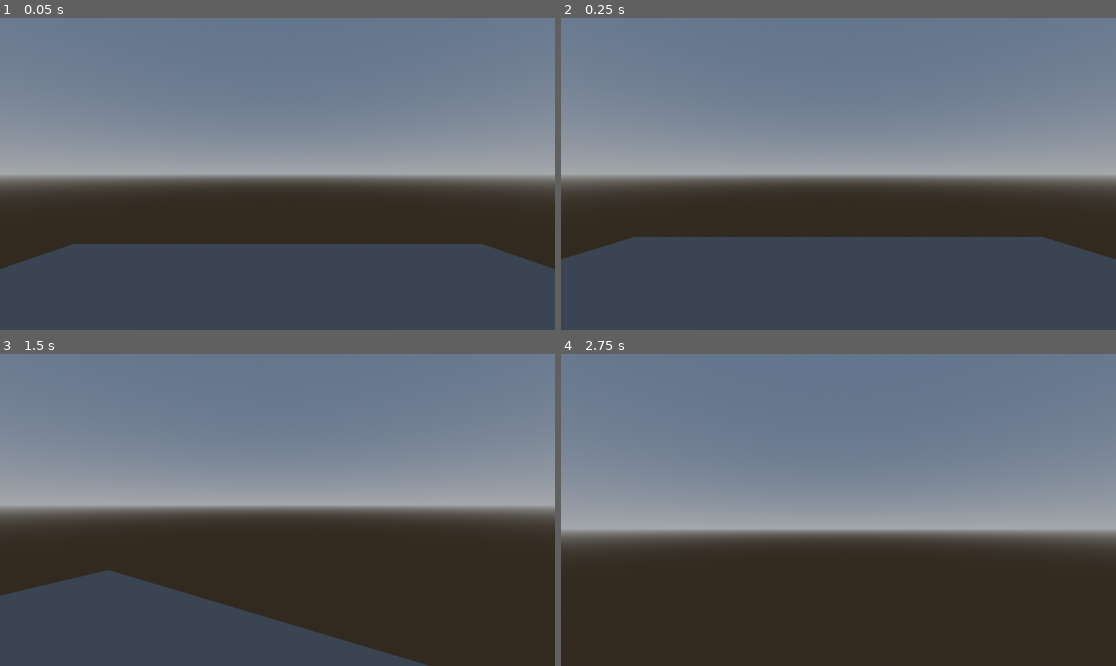
Above: before the commit, frames 1-4 (two rows, left to right).
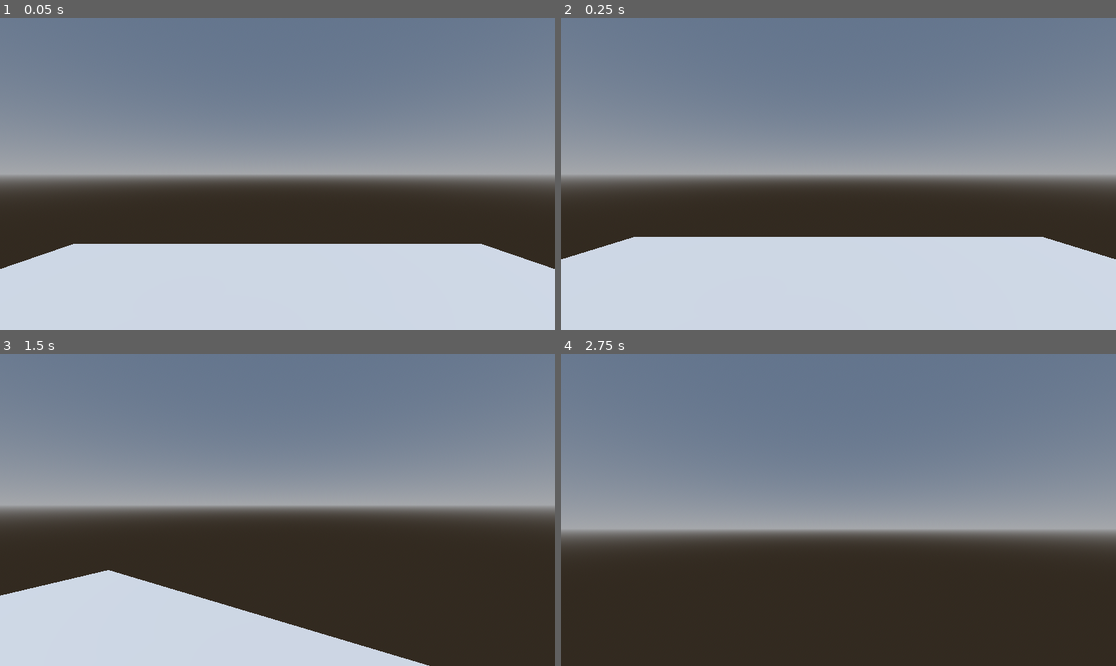
Above: after the commit, the same moments.

Repository: ayylol/viceroy-maxing
Game: Godot game, scene res://scenes/tung_scene.tscn
The game is run twice, just before and just after one commit, with the same random seed, the same clock (stepped at 60 frames per second) and the same inputs. The project has no main scene, so this scene is started directly.
Inputs (mouse positions are in pixels of both pictures, inside the frame that each line leads up to):
- Up to frame 1 (0.05 s): no input
- Up to frame 2 (0.25 s): no input
- Up to frame 3 (1.5 s): move the mouse to (305, 510) at 0.52 s; hold W (move_up) from 0.53 s (still down); tap Space (jump) at 0.77 s; move the mouse to (249, 510) at 1.27 s
- Up to frame 4 (2.75 s): keep holding W (move_up); tap Space (jump) at 1.52 s; move the mouse to (849, 503) at 2.02 s

The runs differ from the first frame. In frame 1, 27% of the frame differs, in the area x 0-100%, y 72-100%; in frame 2, 29%, in the area x 0-100%, y 70-100%; in frame 3, 14%; in frame 4, nothing differs.

Commit message:
Add sun to tung-scene

Diff:
--- a/scenes/tung_scene.tscn
+++ b/scenes/tung_scene.tscn
@@ -40,6 +40,10 @@
 [node name="WorldEnvironment" type="WorldEnvironment" parent="."]
 environment = SubResource("Environment_yv14j")
 
+[node name="Sun" type="DirectionalLight3D" parent="."]
+transform = Transform3D(-0.187792, -0.977731, 0.0936797, 0.240588, 0.0466819, 0.969504, -0.952288, 0.204603, 0.226464, 0, 5.97522, 0)
+shadow_enabled = true
+
 [node name="Floor" type="MeshInstance3D" parent="."]
 mesh = SubResource("PlaneMesh_5gfmb")
 
